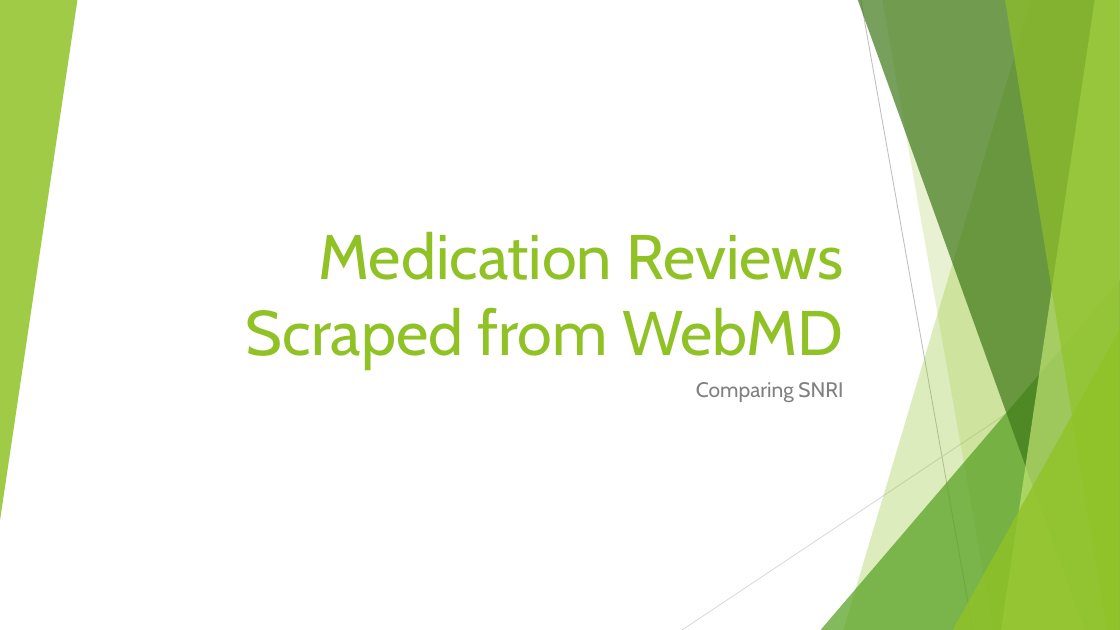
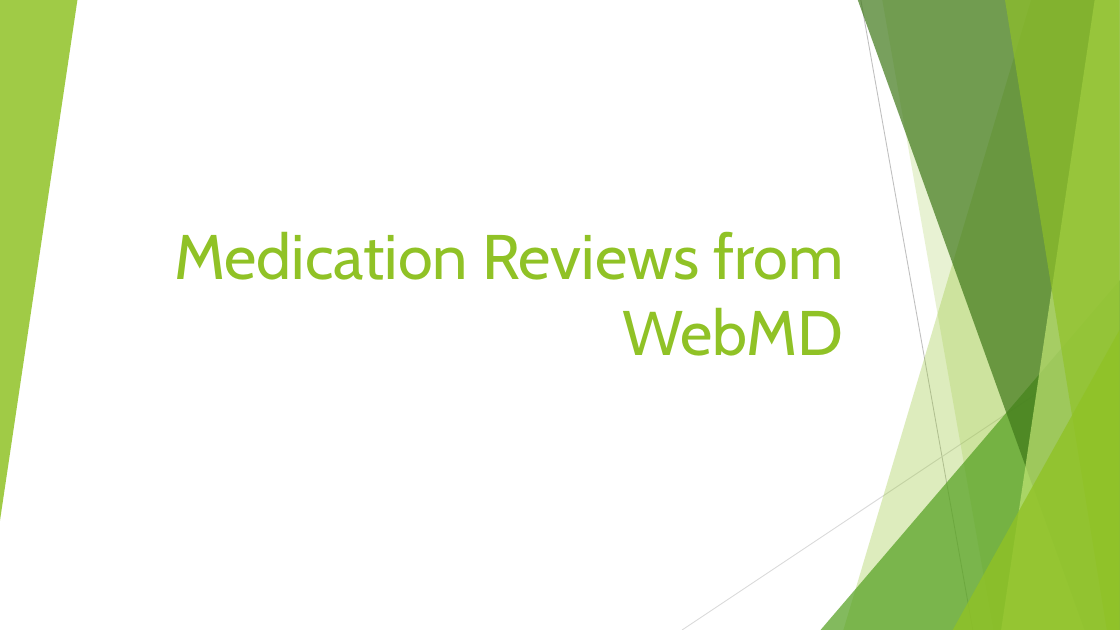
Before and after one commit to chinm0818/WebMDScrape, a slide deck: slide 1 of pres.pptx. Drawn at 1120x630 pixels with LibreOffice and Linux fonts; fonts in the diff are those of the drawing. Boxes give left, top, right and bottom in pixels: in the first picture for what was removed or moved away, otherwise in the second. Text is boxed around its words. In the diff, an @@ line names an element or a change of style, - is before the commit and + after.

```diff
--- a/pres.pptx
+++ b/pres.pptx
@@ title at bbox=[174, 231, 844, 356]: text changed @@
-Medication Reviews Scraped from WebMD
+Medication Reviews from WebMD
@@ subtitle removed at bbox=[696, 382, 843, 402] @@
-Comparing SNRI
```
Also in this commit, not shown: 2 other slides changed, 4 slides added, 1 other file.
